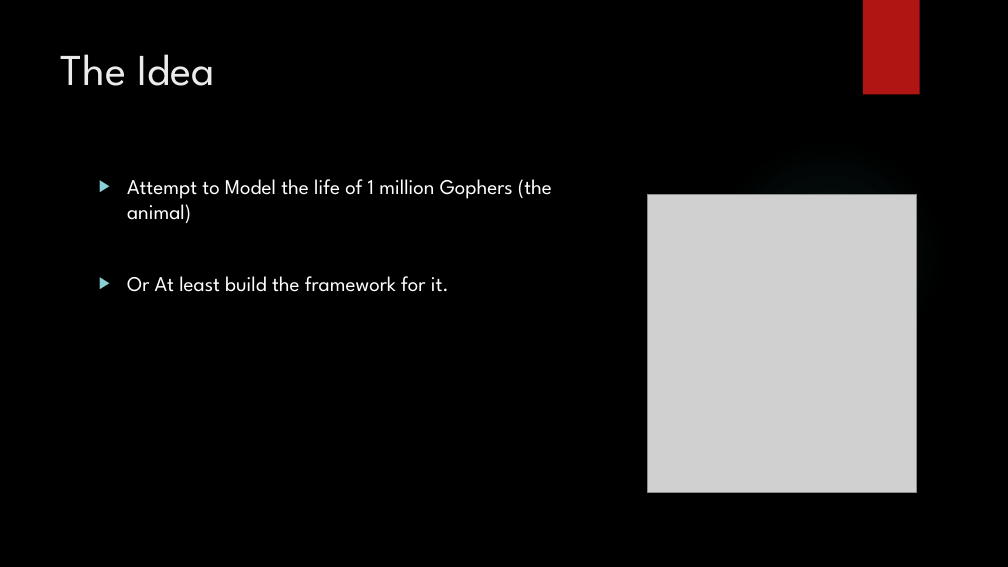
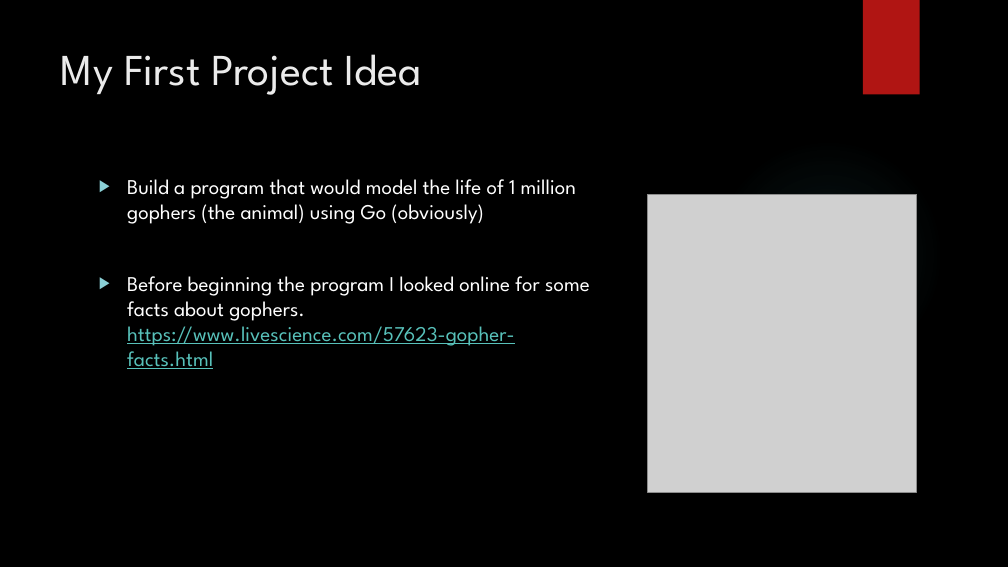
Before and after one commit to jaminologist/GopherLife, a slide deck: slide 4 of GopherLife.pptx (slide 5 before the commit). Drawn at 1008x567 pixels with LibreOffice and Linux fonts; fonts in the diff are those of the drawing; grey boxes stand for pictures; background and template pictures are left out. Boxes give left, top, right and bottom in pixels: in the first picture for what was removed or moved away, otherwise in the second. Text is boxed around its words. In the diff, an @@ line names an element or a change of style, - is before the commit and + after.

```diff
--- a/GopherLife.pptx
+++ b/GopherLife.pptx
@@ title at bbox=[61, 54, 422, 95]: text changed @@
-The Idea
+My First Project Idea
@@ text at bbox=[127, 179, 590, 369]: text changed @@
-▶ Attempt to Model the life of 1 million Gophers (the animal)
-▶ Or At least build the framework for it.
+▶ Build a program that would model the life of 1 million gophers (the animal) using Go (obviously)
+▶ Before beginning the program I looked online for some facts about gophers. https://www.livescience.com/57623-gopher-facts.html
```
Also in this commit, not shown: 5 other slides changed, 4 slides added, 5 slides removed, 3 other files.
